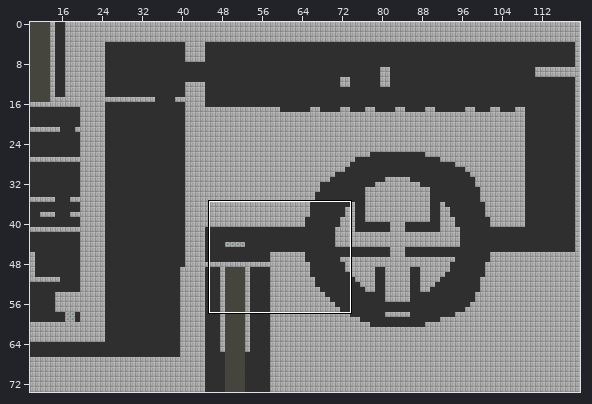
One commit to this Tiled map: assets/dat/level7.tmx. Above: a wide view before the commit, with the close-up outlined.
Close-up. The starting point:
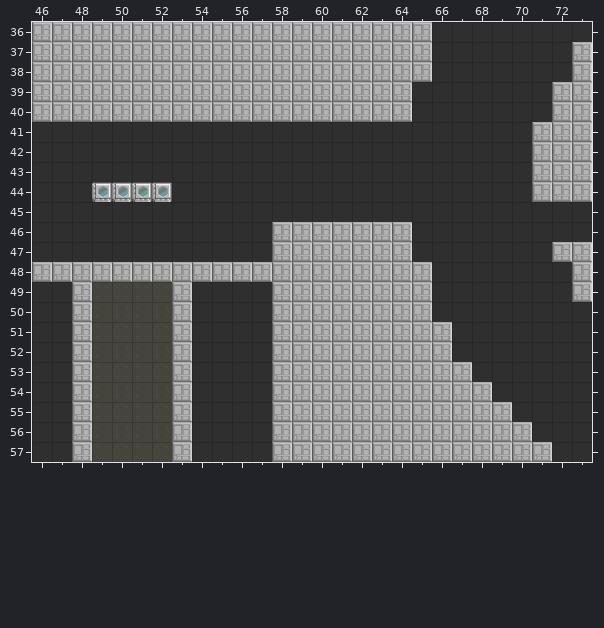
Cells are 20x20 px. Shown: x 46..73, y 36..57. The commit also changed other parts of the map, which this record leaves out.
Once edited:
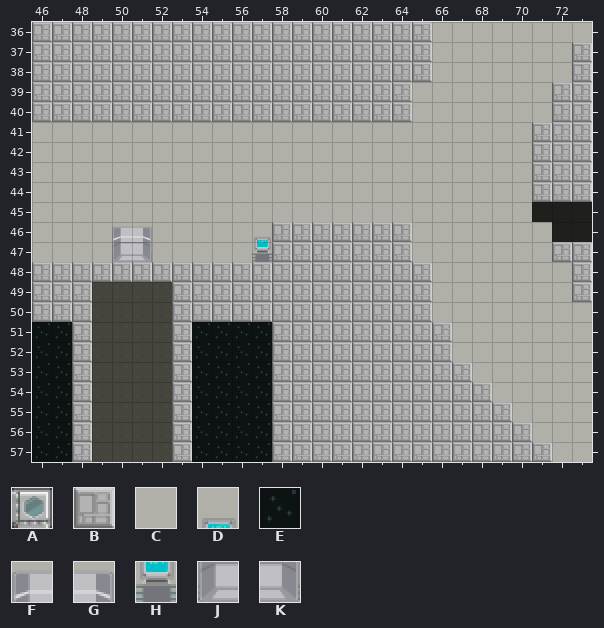
Key: from "defTile": A 19, B 20, C 21, D 41, E 55, F 57, G 58, H 59, J 93, K 94.
_ is an empty cell.
Tiles of an added or newly shown layer are drawn over the layers below it.
What changed:
Layer "bg" (now shown):
Tile B now appears in rows 49 to 50 at x 46 to 47 and 54 to 57.
Tile C now appears in row 36 at x 66 to 73; in rows 37 to 38 at x 66 to 72; in rows 39 to 40 at x 65 to 71; in rows 41 to 45 at x 46 to 70; in rows 46 to 47 at x 46 to 49, 52 to 56 and 65 to 71; in rows 48 to 49 at x 66 to 72.
Tile C now appears in row 50 at x 66 to 73; in rows 51 to 52 at x 67 to 73; in row 53 at x 68 to 73; in row 54 at x 69 to 73; in row 55 at x 70 to 73; in row 56 at x 71 to 73.
Tile C now appears in row 57 at x 72 to 73.
Tile D now appears in row 46 at x 57.
Tile E now appears in rows 51 to 57 at x 46 to 47 and 54 to 57.
Tile F now appears in row 46 at x 50.
Tile G now appears in row 46 at x 51.
Tile H now appears in row 47 at x 57.
Tile J now appears in row 47 at x 50.
Tile K now appears in row 47 at x 51.
Layer "tile":
The author cleared tile A in row 44 at x 49 to 52.
